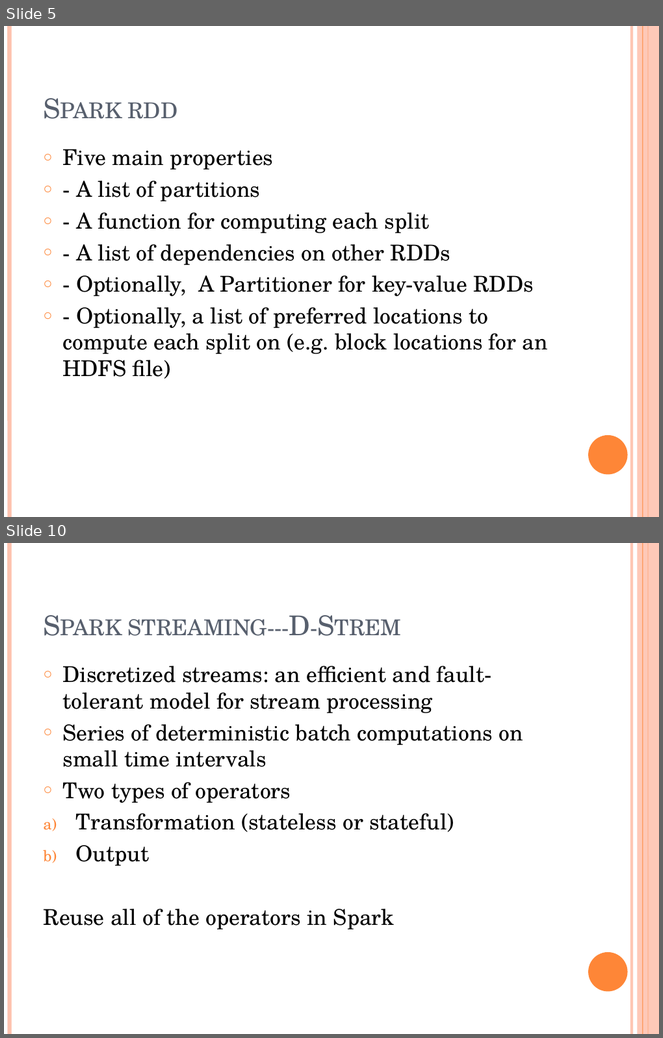
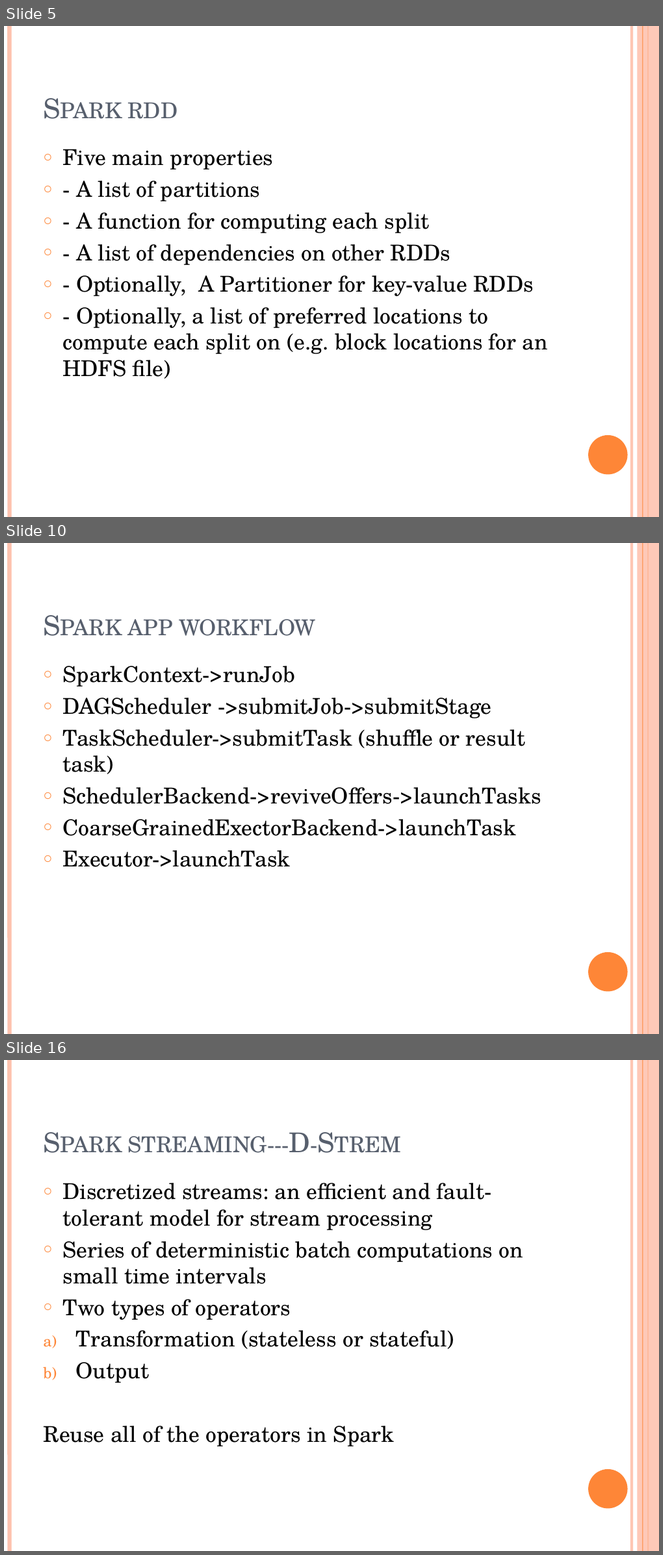
Before and after one commit to snowman1985/mypractice, a slide deck: Spark_学习分享.pptx. Shown one above the other, each under a label of ours: slides 5 and 10 before the commit, slides 5, 10 and 16 after it; the slides between them are not shown. The pictures are 663x1038 and 663x1555 pixels, drawn with LibreOffice and Linux fonts; fonts in the diff are those of the drawing. Boxes give left, top, right and bottom in pixels: in the first picture for what was removed or moved away, otherwise in the second. Text is boxed around its words. In the diff, an @@ line names an element or a change of style, - is before the commit and + after.

Commit message:
spark learning ppt

```diff
--- a/Spark_学习分享.pptx
+++ b/Spark_学习分享.pptx
@@ slide 10 added at bbox=[4, 543, 659, 1034], background #FFFFFF; not listed: 6 template elements that a slide beside it also shows @@
@@ title added at bbox=[128, 619, 316, 636], 30 pt, text #575F6D, small capitals @@
+Spark app workflow
@@ text added at bbox=[63, 666, 542, 867], 24 pt, text #000000 @@
+○ SparkContext->runJob
+○ DAGScheduler ->submitJob->submitStage
+○ TaskScheduler->submitTask (shuffle or result task)
+○ SchedulerBackend->reviveOffers->launchTasks
+○ CoarseGrainedExectorBackend->launchTask
+○ Executor->launchTask
@@ what was slide 10 is now slide 16 @@
```
Also in this commit, not shown: 6 slides changed, 6 other slides added.
